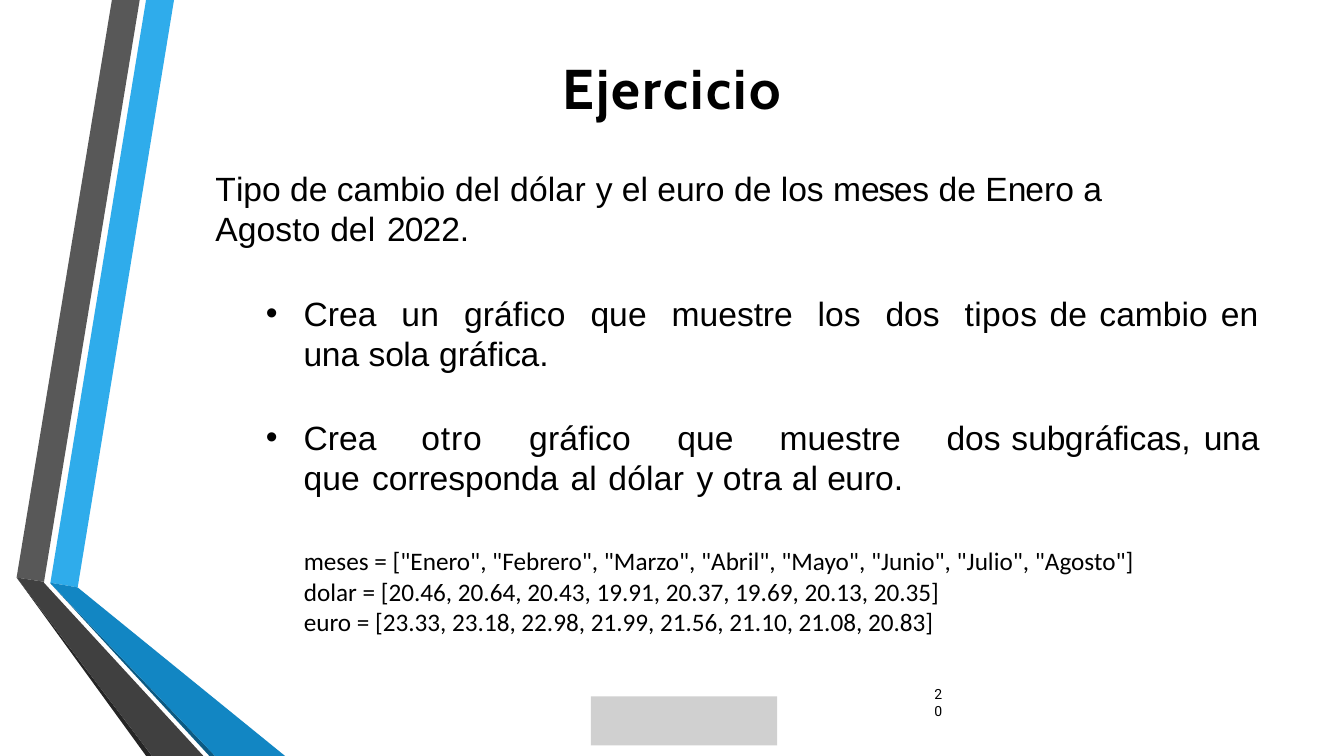
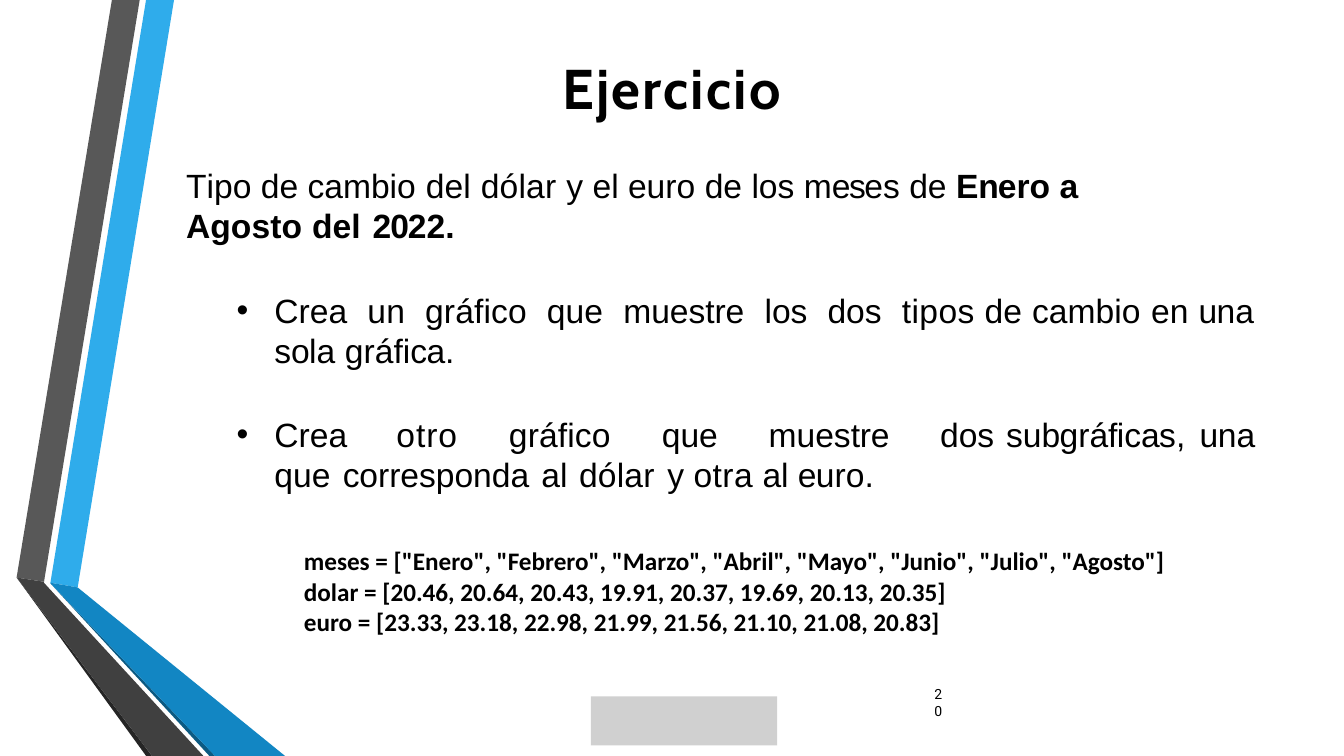
Before and after one commit to lizetheP/Programacion, a slide deck: slide 18 of CalendarioAgo2022/presentaciones/9_GraficasMatplotlib.pptx. Drawn at 1344x756 pixels with LibreOffice and Linux fonts; fonts in the diff are those of the drawing; grey boxes stand for pictures; background and template pictures are left out. Boxes give left, top, right and bottom in pixels: in the first picture for what was removed or moved away, otherwise in the second. Text is boxed around its words. In the diff, an @@ line names an element or a change of style, - is before the commit and + after.

```diff
--- a/CalendarioAgo2022/presentaciones/9_GraficasMatplotlib.pptx
+++ b/CalendarioAgo2022/presentaciones/9_GraficasMatplotlib.pptx
@@ text "Tipo de cambio del dólar ...": place and size @@
-text "Tipo de cambio del dólar ..." at box(215, 176, 1258, 497)
+text "Tipo de cambio del dólar ..." at box(186, 173, 1255, 494)
@@ text at box(186, 173, 1079, 245): bold on in "Enero a Agosto del 2022." @@
@@ text "meses = ["Enero", "Febrero", "Marzo", ..." at box(304, 551, 1165, 635): bold on @@
```
Also in this commit, not shown: 8 other files.
